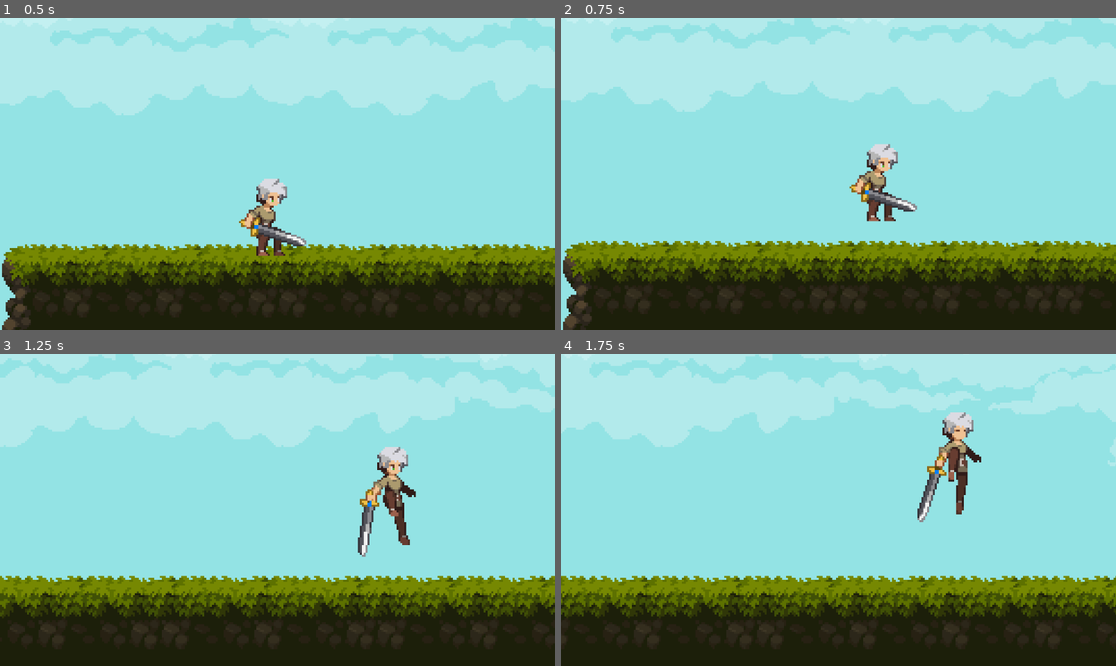
Above: before the commit, frames 1-4 (two rows, left to right).
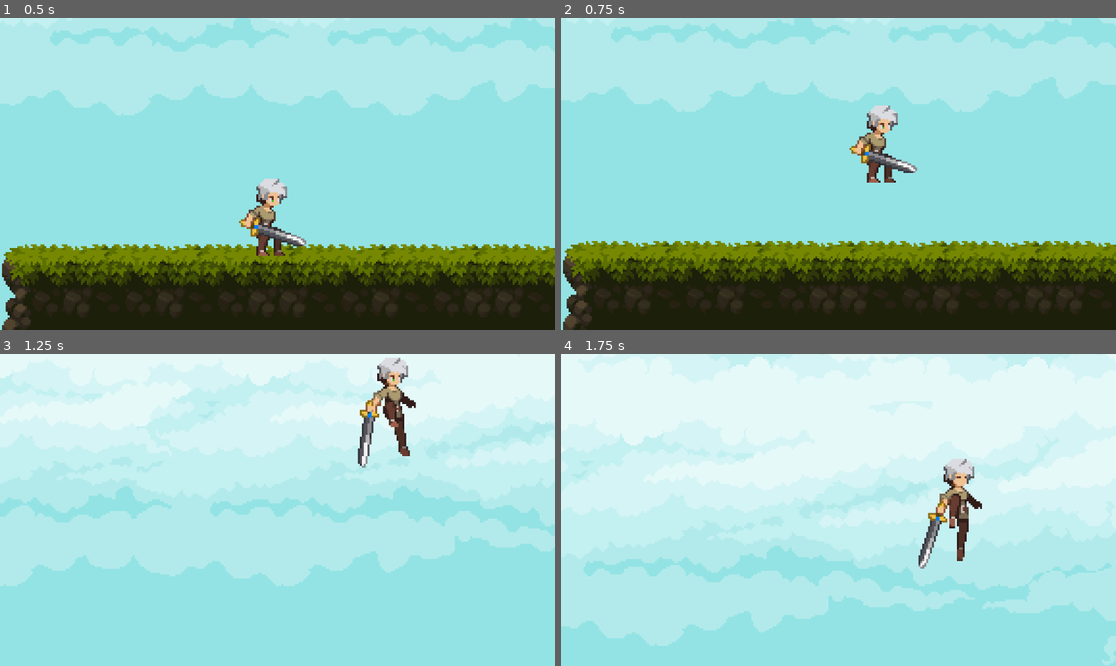
Above: after the commit, the same moments.

Repository: Vanderbull/Badger-Godot
Game: Godot game, scene res://Levels/test_level.tscn
Two runs of this game, one before a commit and one after it. Both use one fixed random seed, a clock stepped at 60 frames per second and the inputs below.
Inputs:
- Up to frame 1 (0.5 s): no input
- Up to frame 2 (0.75 s): hold D (right) from 0.53 s (still down); tap Space (jump) at 0.6 s
- Up to frame 3 (1.25 s): keep holding D (right); tap Space (jump) at 0.77, 1.07 s
- Up to frame 4 (1.75 s): keep holding D (right); tap Space (jump) at 1.35, 1.52 s

Frame 1 is identical in both runs. In frame 2, 2.2% of the frame differs, in the area x 51-65%, y 28-66%; in frame 3, 89%; in frame 4, 97%, in the area x 0-100%, y 0-100%.

Commit message:
Update test_level.tscn
Changed jump velocity and added some more background images

Diff:
--- a/Levels/test_level.tscn
+++ b/Levels/test_level.tscn
@@ -1433,6 +1433,23 @@
 texture = ExtResource("1_uo41u")
 stretch_mode = 1
 
+[node name="TextureRect" type="TextureRect" parent="TextureRect"]
+offset_left = 5473.0
+offset_right = 10946.0
+offset_bottom = 272.0
+rotation = -3.14159
+texture = ExtResource("1_uo41u")
+stretch_mode = 1
+
+[node name="TextureRect" type="TextureRect" parent="TextureRect/TextureRect"]
+offset_left = -0.00244141
+offset_top = -525.0
+offset_right = 5473.0
+offset_bottom = -253.0
+rotation = -6.28318
+texture = ExtResource("1_uo41u")
+stretch_mode = 1
+
 [node name="TileMap" type="TileMap" parent="."]
 tile_set = SubResource("TileSet_co2n3")
 format = 2
@@ -1441,6 +1458,8 @@
 
 [node name="Player" parent="." instance=ExtResource("2_t7emj")]
 position = Vector2(-64, 49)
+jump_velocity = -300.0
+double_jump_velocity = -300.0
 
 [node name="RemoteTransform2D" type="RemoteTransform2D" parent="Player"]
 remote_path = NodePath("../../Camera2D")
